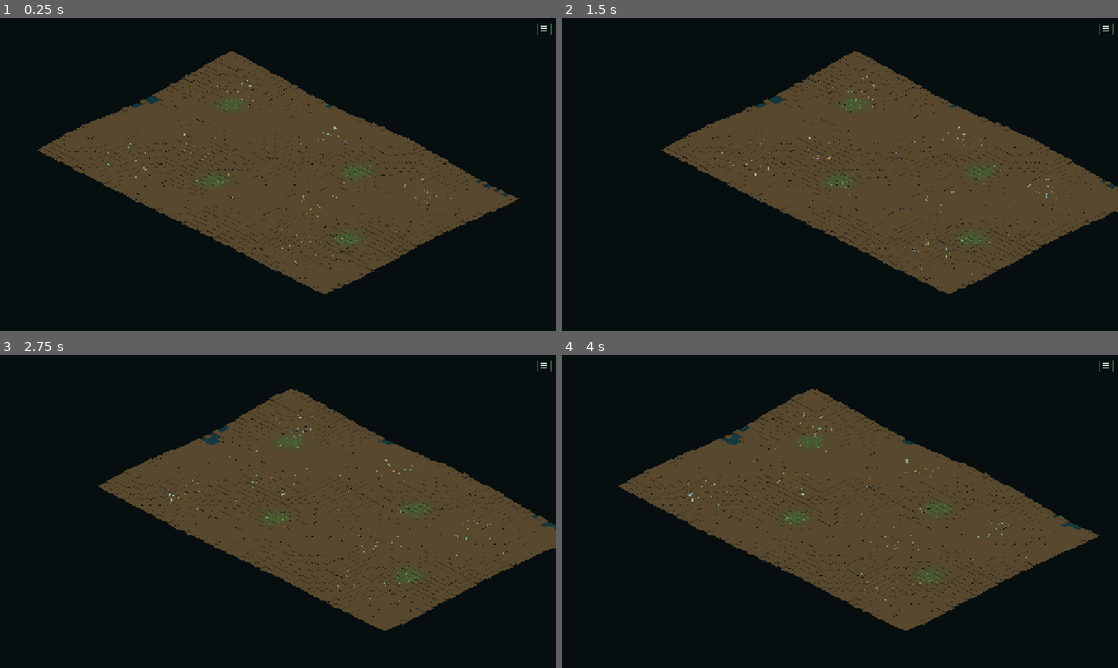
Above: before the commit, frames 1-4 (two rows, left to right).
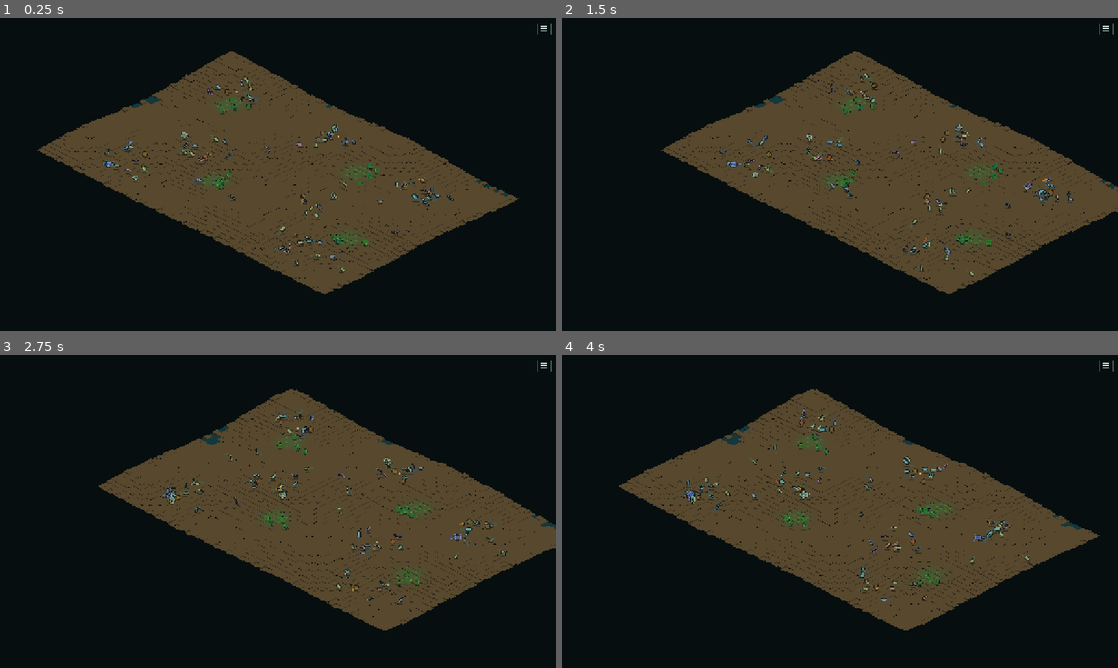
Above: after the commit, the same moments.

Repository: Rzbck/MicroC0re
Game: Godot game, scene res://src/app/main.tscn
The game is run twice, just before and just after one commit, with the same random seed, the same clock (stepped at 60 frames per second) and the same inputs.
Inputs (mouse positions are in pixels of both pictures, inside the frame that each line leads up to):
- Up to frame 1 (0.25 s): no input
- Up to frame 2 (1.5 s): tap Enter at 0.5 s; move the mouse to (962, 158) at 0.52 s; hold D 0.53-1.25 s; tap F at 0.6 s; click (962, 158) at 0.67 s; tap Space at 0.77 s; drag from (728, 190) to (812, 237) at 1.27 s
- Up to frame 3 (2.75 s): move the mouse to (333, 442) at 2.02 s; hold D from 2.03 s (still down); tap N at 2.1 s
- Up to frame 4 (4 s): release D at 2.75 s; drag from (812, 574) to (673, 464) at 2.77 s; tap Space at 3.5, 3.77 s; move the mouse to (1006, 558) at 3.52 s; hold A from 3.53 s (still down); tap 2 at 3.6 s

The runs differ from the first frame. In frame 1, 1.4% of the frame differs, in the area x 18-82%, y 19-82%; in frame 2, 1.4%; in frame 3, 1.3%; in frame 4, 1.4%, in the area x 22-85%, y 17-79%.

Commit message:
Keep pixel art at ordinary populations

Diff:
--- a/src/app/pixel_isometric_world.gd
+++ b/src/app/pixel_isometric_world.gd
@@ -27,12 +27,14 @@
 const SIMULATION_FAST_BUDGET_PER_X_MS := 8.0
 const SIMULATION_MAX_FRAME_BUDGET_MS := 80.0
 const SIMULATION_WALL_DELTA_CAP := 0.25
-const FAR_AGENT_LOD_ZOOM := 6.20
+# Detailed pixel-art is the default presentation. Coarse batched glyphs are a
+# last-resort scalability mode, not something x4/x8 enables at ordinary counts.
+const FAR_AGENT_LOD_USER_ZOOM := 0.72
 const FAR_AGENT_REFRESH := 1.0 / 15.0
 const FAR_AGENT_REFRESH_MASS := 1.0 / 10.0
-const DETAIL_POPULATION_LIMIT := 1200
-const FAST_LOD_X4_POPULATION := 650
-const FAST_LOD_X8_POPULATION := 320
+const DETAIL_POPULATION_LIMIT := 3200
+const FAST_LOD_X4_POPULATION := 3600
+const FAST_LOD_X8_POPULATION := 2400
 
 const LINEAGE_PALETTE := [
 	Color(0.42, 0.70, 0.46, 1.0),
@@ -802,7 +804,7 @@
 	return (
 		speed_lod
 		or count > DETAIL_POPULATION_LIMIT
-		or _camera_zoom() < FAR_AGENT_LOD_ZOOM
+		or user_zoom < FAR_AGENT_LOD_USER_ZOOM
 	)
 
 
Not shown, changed: docs/one-pages/04_MICROSCOPE_READABILITY.md
